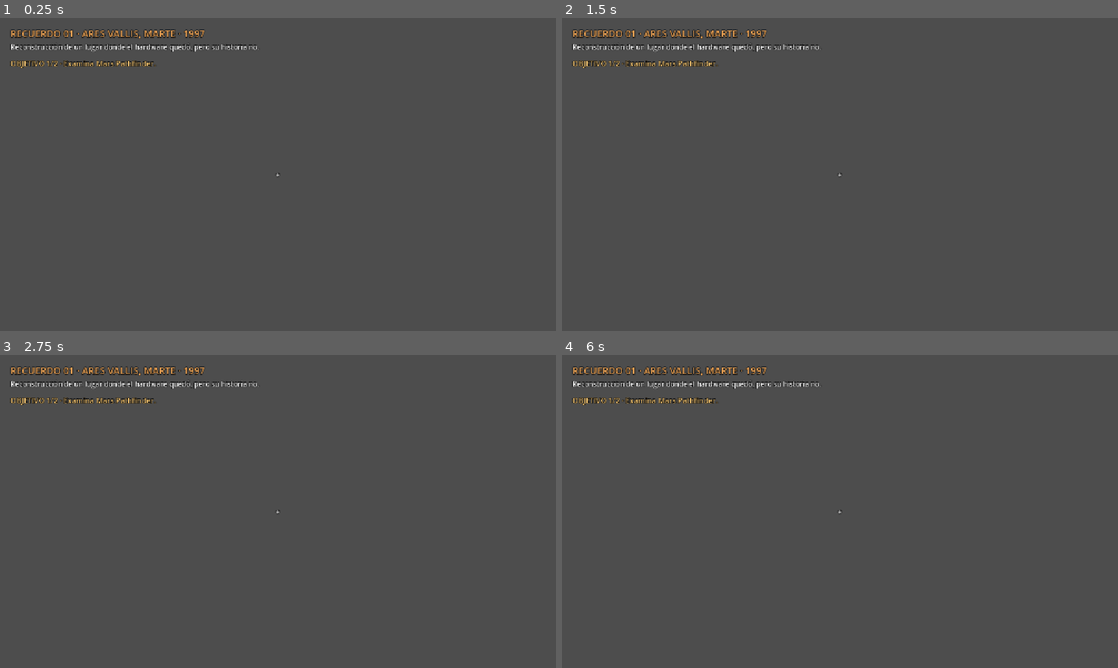
Above: before the commit, frames 1-4 (two rows, left to right).
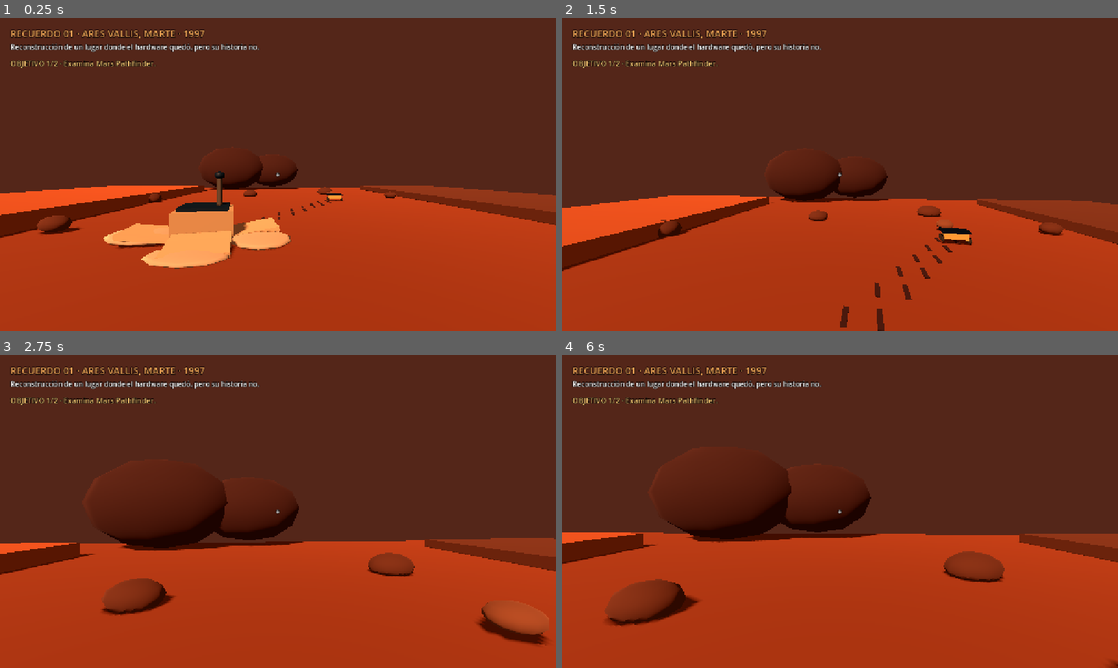
Above: after the commit, the same moments.

Repository: IDozy/starlightlegacy
Game: Godot game, scene res://levels/ares_vallis/ares_vallis.tscn
The game is run twice, just before and just after one commit, with the same random seed, the same clock (stepped at 60 frames per second) and the same inputs. This scene is started directly instead of the project's main scene.
Inputs (mouse positions are in pixels of both pictures, inside the frame that each line leads up to):
- Up to frame 1 (0.25 s): no input
- Up to frame 2 (1.5 s): tap Enter at 0.5, 1.35 s; move the mouse to (867, 174) at 0.52 s; hold W from 0.53 s (still down); tap E at 0.6 s; click (867, 174) at 0.67 s; tap Space at 0.77 s; move the mouse to (812, 174) at 1.27 s
- Up to frame 3 (2.75 s): keep holding W; tap Space at 1.52 s; move the mouse to (289, 505) at 2.02 s; tap Z at 2.1 s
- Up to frame 4 (6 s): move the mouse to (834, 517) at 2.77 s; tap K at 2.85, 5.85 s; click (834, 517) at 2.92 s; tap Space at 3.02, 3.5, 3.77, 4.52, 5 s; move the mouse to (878, 514) at 3.52 s; tap E at 3.6 s; tap Enter at 4.25, 4.35, 5.75 s; move the mouse to (795, 508) at 4.27 s; move the mouse to (845, 511) at 5.02 s; tap Z at 5.1 s; click (845, 511) at 5.17 s; move the mouse to (817, 505) at 5.77 s; release W at 5.78 s; hold D from 5.78 s (still down)

The runs differ from the first frame. In frame 1, 99% of the frame differs, in the area x 0-100%, y 0-100%; in frame 2, 99%; in frame 3, 99%; in frame 4, 99%.
Error before the commit: Parse Error: Too many arguments for "_update_progress()" call. Expected at most 0 but received 1. (res://levels/ares_vallis/ares_vallis.gd:66)

Commit message:
fix: call Ares Vallis progress updater without arguments

Diff:
--- a/levels/ares_vallis/ares_vallis.gd
+++ b/levels/ares_vallis/ares_vallis.gd
@@ -63,7 +63,7 @@
 func _on_pathfinder_story_completed() -> void:
 	narration_label.text = "Abuelo: Ahí empezó la historia. Pathfinder abrió sus pétalos y dejó salir a Sojourner. Sigue sus huellas."
 	narration_label.visible = true
-	_update_progress(false)
+	_update_progress()
 
 
 func _on_sojourner_completed() -> void:
